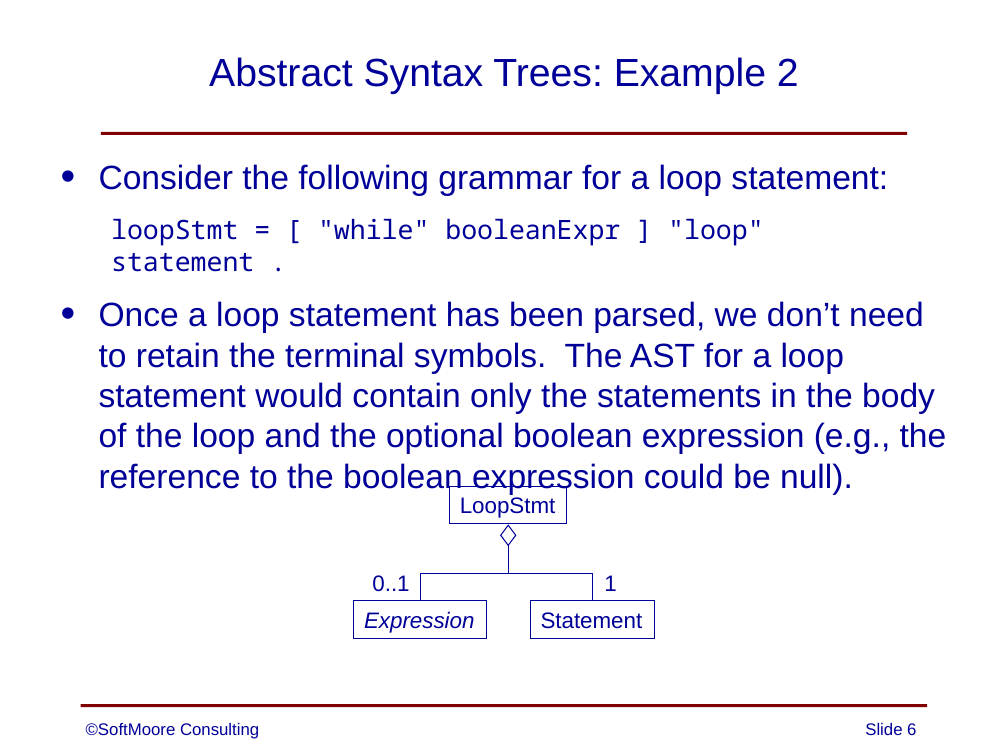
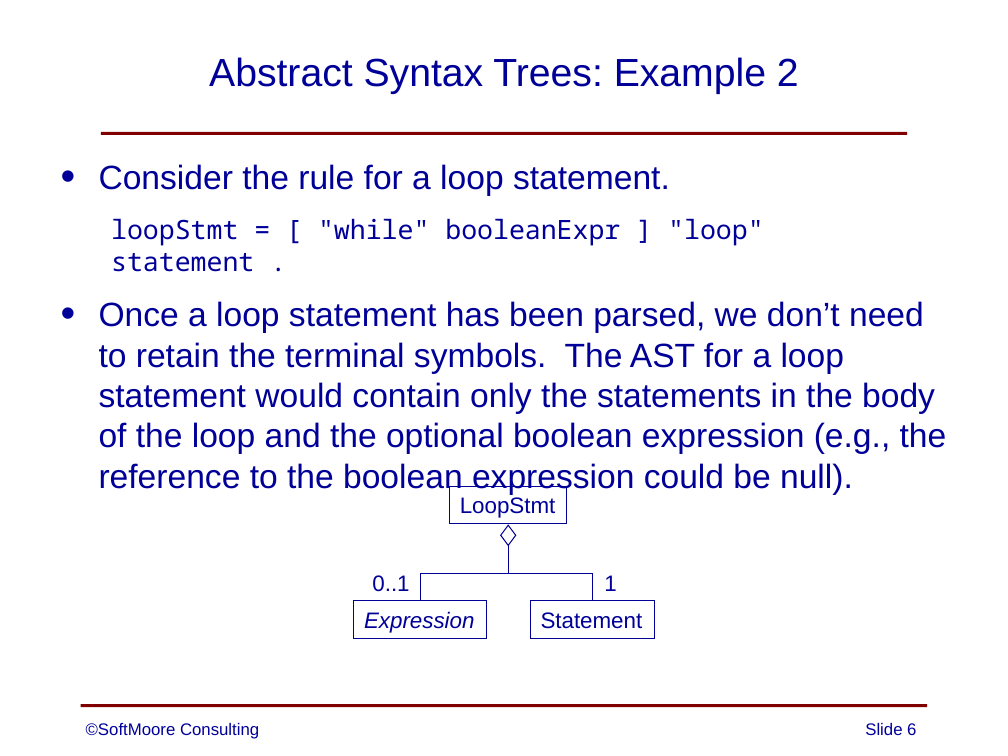
Before and after one commit to SoftMoore/CPRL-Kt-2nd, a slide deck: slide 6 of PowerPoints/08 - Abstract Syntax Trees.pptx. Drawn at 1008x756 pixels with LibreOffice and Linux fonts; fonts in the diff are those of the drawing. Boxes give left, top, right and bottom in pixels: in the first picture for what was removed or moved away, otherwise in the second. Text is boxed around its words. In the diff, an @@ line names an element or a change of style, - is before the commit and + after.

```diff
--- a/PowerPoints/08 - Abstract Syntax Trees.pptx
+++ b/PowerPoints/08 - Abstract Syntax Trees.pptx
@@ text at bbox=[99, 164, 670, 196]: text changed @@
-• Consider the following grammar for a loop statement:
+• Consider the rule for a loop statement.
```
Also in this commit, not shown: 12 other slides changed.
